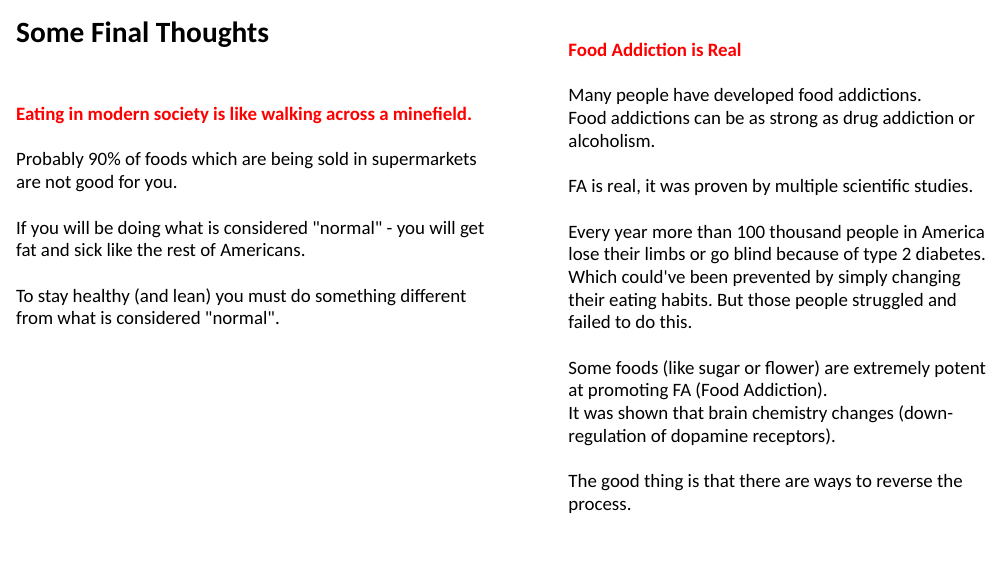
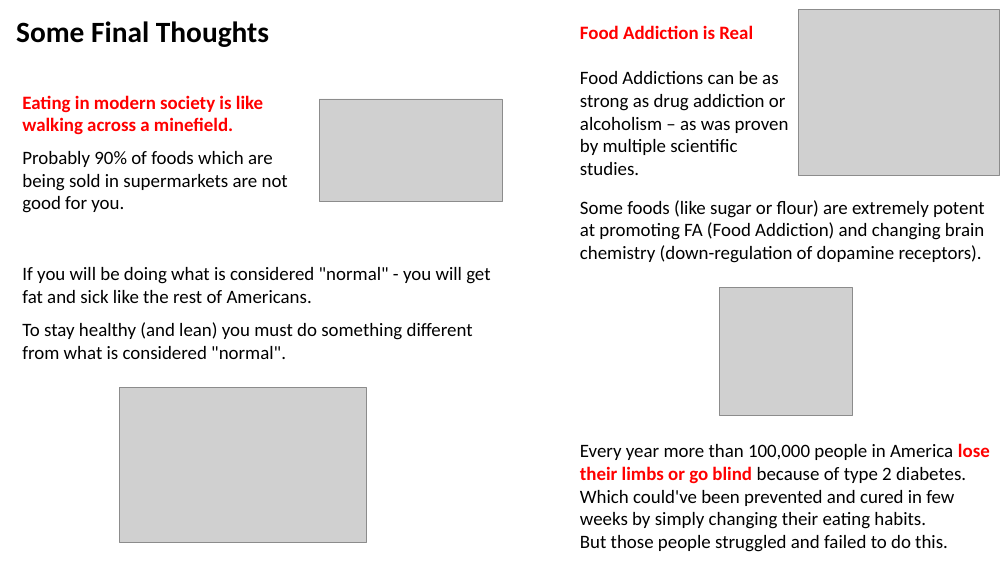
Before and after one commit to lselector/misc, a slide deck: slide 25 of _Life_Lose_Weight.pptx. Drawn at 1008x567 pixels with LibreOffice and Linux fonts; fonts in the diff are those of the drawing; grey boxes stand for pictures. Boxes give left, top, right and bottom in pixels: in the first picture for what was removed or moved away, otherwise in the second. Text is boxed around its words. In the diff, an @@ line names an element or a change of style, - is before the commit and + after.

Commit message:
updated last slide #25

```diff
--- a/_Life_Lose_Weight.pptx
+++ b/_Life_Lose_Weight.pptx
@@ text "Food Addiction is Real": place and size @@
-text "Food Addiction is Real" at <box>568,42,986,513</box>
+text "Food Addiction is Real" at <box>580,25,789,175</box>
@@ picture added at <box>799,10,1000,175</box> @@
@@ text "Eating in modern society is ...": place and size @@
-text "Eating in modern society is ..." at <box>16,106,484,324</box>
+text "Eating in modern society is ..." at <box>22,95,288,213</box>
@@ text at <box>580,71,789,175</box>: text changed @@
-Many people have developed food addictions.
-Food addictions can be as strong as drug addiction or alcoholism.
-FA is real, it was proven by multiple scientific studies.
-Every year more than 100 thousand people in America lose their limbs or go blind because of type 2 diabetes. Which could've been prevented by simply changing their eating habits. But those people struggled and failed to do this.
-Some foods (like sugar or flower) are extremely potent at promoting FA (Food Addiction).
-It was shown that brain chemistry changes (down-regulation of dopamine receptors).
-The good thing is that there are ways to reverse the process.
+Food Addictions can be as strong as drug addiction or alcoholism – as was proven by multiple scientific studies.
@@ picture added at <box>319,99,502,201</box> @@
@@ text at <box>22,151,288,213</box>: text changed @@
-Probably 90% of foods which are being sold in supermarkets are not good for you.
-If you will be doing what is considered "normal" - you will get fat and sick like the rest of Americans.
-To stay healthy (and lean) you must do something different from what is considered "normal".
+Probably 90% of foods which are being sold in supermarkets are not good for you.
@@ text added at <box>580,200,984,263</box>, 18 pt, text #000000 @@
+Some foods (like sugar or flour) are extremely potent at promoting FA (Food Addiction) and changing brain chemistry (down-regulation of dopamine receptors).
@@ text added at <box>22,267,490,359</box>, 18 pt, text #000000 @@
+If you will be doing what is considered "normal" - you will get fat and sick like the rest of Americans.
+To stay healthy (and lean) you must do something different from what is considered "normal".
@@ picture added at <box>720,287,853,416</box> @@
@@ picture added at <box>119,388,367,542</box> @@
@@ text added at <box>580,443,990,552</box>, 18 pt, text #000000 @@
+Every year more than 100,000 people in America lose their limbs or go blind because of type 2 diabetes. Which could've been prevented and cured in few weeks by simply changing their eating habits.
+But those people struggled and failed to do this.
```
Also in this commit, not shown: 1 other file.
